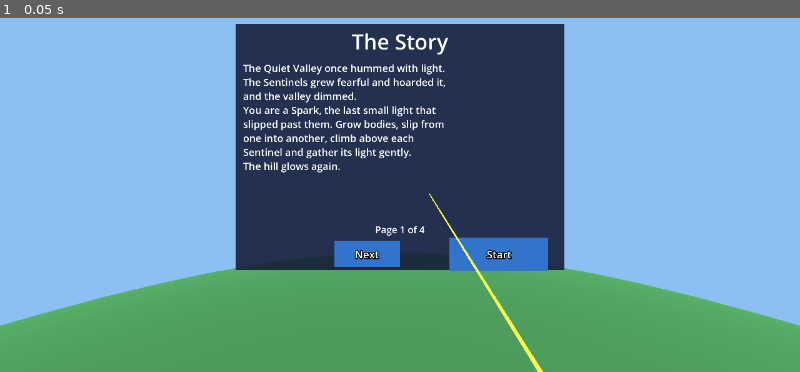
Above: before the commit, frame 1.
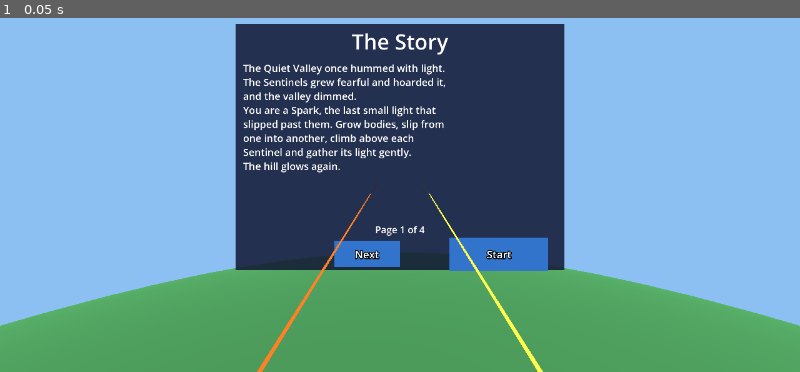
Above: after the commit, the same moment.

Repository: mr-miles/oculus-game
Game: Godot game, scene res://lobby.tscn
Same seed, same stepped clock (60 frames per second), same inputs: the game is played once before the commit and once after it.
Inputs:
- Up to frame 1 (0.05 s): no input

The runs differ from the first frame. In frame 1, 0.2% of the frame differs, in the area x 32-48%, y 46-100%.

Commit message:
Controls: right hand creates and moves, left hand absorbs with its own ray (AC-74)
Co-Authored-By: Claude Sonnet 5.5 <noreply@anthropic.com>

Diff:
--- a/game/scripts/lobby.gd
+++ b/game/scripts/lobby.gd
@@ -5,8 +5,8 @@
 const PAGES := [
 	{"title": "The Story", "body": "The Quiet Valley once hummed with light. The Sentinels grew fearful and hoarded it, an …(209 unchanged characters)…
 	{"title": "The Rules", "body": "You are a Spark with energy.\n\n- A body (synthoid) costs 3 energy, a boulder 2.\n- Ab …(268 unchanged characters)…
-	{"title": "How to Play", "body": "1. Point your right contr …(195 unchanged characters)… e trigger to stack them and climb.\n5. Press B to absorb trees, boulders and bodies for energy.\n6. Climb higher, then press B on each Sentinel to absorb it."},
-	{"title": "Ready?", "body": "Point at Start and pull the trigger.\n\nLeft stick turns you. Left Y pauses. Left X gives a hint."},
+	{"title": "How to Play", "body": "1. Point your right contr …(195 unchanged characters)… e trigger to stack them and climb.\n5. Point your LEFT controller (orange ray) and pull its TRIGGER to absorb trees, boulders and bodies for energy.\n6. Climb higher, then absorb each Sentinel the same way."},
+	{"title": "Ready?", "body": "Point at Start and pull the trigger.\n\nRight hand: make and move. Left hand: absorb. Left stick turns you. Left Y pauses. Left X gives a hint."},
 ]
 const HOW_TO_PAGE := 2
 const PANEL_SIZE := Vector2(2.0, 1.5)
@@ -92,7 +92,6 @@
 	d.add_child(Scenery.mesh_node("Body", body, Color(0.25, 0.25, 0.3), Vector3.ZERO))
 	var spots := {"Trigger": [Vector3(-0.15, -0.12, 0.0), Color(0.9, 0.9, 0.3)],
 			"A": [Vector3(0.0, 0.14, 0.04), Color(0.3, 0.8, 0.4)],
-			"B": [Vector3(0.0, 0.04, 0.04), Color(0.9, 0.5, 0.3)],
 			"Grip": [Vector3(-0.15, -0.02, 0.0), Color(0.6, 0.6, 0.9)]}
 	for k in spots:
 		var s := SphereMesh.new()
@@ -105,7 +104,7 @@
 		l.pixel_size = Menu3D.PIXEL
 		l.no_depth_test = true
 		l.render_priority = 2
-		l.position = spots[k][0] + Vector3(0.14 if k in ["A", "B"] else -0.14, 0, 0.03)
+		l.position = spots[k][0] + Vector3(0.14 if k == "A" else -0.14, 0, 0.03)
 		d.add_child(l)
 	return d
 
--- a/game/scripts/main.gd
+++ b/game/scripts/main.gd
@@ -1,7 +1,7 @@
 extends Node3D
 ## VR view of one level. Right controller points a ray at tiles: trigger =
-## create synthoid, A = move into it, B = absorb. Left stick snap-turns, Y
-## pauses, X shows a hint. All rules live in GameLogic; this node only shows
+## create synthoid, A = move into it. The left controller has its own (orange) ray:
+## left trigger = absorb. Left stick snap-turns, Y pauses, X shows a hint. All rules live in GameLogic; this node only shows
 ## the state and forwards input. Tests drive it with press / aim_at / advance.
 
 const TREE_HEIGHT := 3.0
@@ -37,6 +37,7 @@
 
 var _world: Node3D
 var _cursor: MeshInstance3D
+var _cursor_left: MeshInstance3D  # where the left (absorb) ray lands
 var _fade: MeshInstance3D
 var _ending: Label3D
 var _markers := {}    # Vector2i -> Node3D (trees, synthoids)
@@ -68,6 +69,10 @@
 	_cursor.material_override = Rig.unshaded(Color.WHITE)
 	_cursor.visible = false
 	add_child(_cursor)
+	_cursor_left = Scenery.mesh_node("CursorLeft", _disc(0.5, 0.04), Color.WHITE, Vector3.ZERO)
+	_cursor_left.material_override = Rig.unshaded(Rig.LEFT_RAY_COLOR)
+	_cursor_left.visible = false
+	add_child(_cursor_left)
 	_ghost = Scenery.mesh_node("Ghost", null, Color.WHITE, Vector3.ZERO)
 	add_child(_ghost)
 	load_level(start_level)
@@ -307,8 +312,8 @@
 			if reason == "":
 				_start_move()
 			_finish("move", reason)
-		"by_button":
-			_finish("absorb", _check_tile(logic.absorb))
+		"trigger_left_click":
+			_finish("absorb", _check_tile(logic.absorb, "left"))
 		"ax_left_button":
 			_message = _hint()
 			refresh()
@@ -358,9 +363,9 @@
 	menu.look_at_from_position(at, at + forward, Vector3.UP)  # front (+z) faces the player
 
 
-func _check_tile(action: Callable) -> String:
-	## Run a tile action on the aimed tile; "" on success, else the HUD reason.
-	var t := aimed_tile()
+func _check_tile(action: Callable, hand := "right") -> String:
+	## Run a tile action on the tile aimed by `hand`; "" on success, else the HUD reason.
+	var t := aimed_tile(hand)
 	if not logic.in_bounds(t):
 		return GameLogic.MSG_OFF_GRID
 	return action.call(t)
@@ -385,7 +390,7 @@
 	if logic.watched:
 		return "Hide behind a hill, or absorb the Sentinel."
 	if logic.energy < GameLogic.SYNTHOID_COST:
-		return "Aim at a tree and press B to gain energy."
+		return "Aim your left controller at a tree and pull its trigger to gain energy."
 	return "Make a body on a high tile you can see (trigger), then press A."
 
 
@@ -446,18 +451,18 @@
 
 # --- aiming and drawing -----------------------------------------------------
 
-func aimed_tile() -> Vector2i:
+func aimed_tile(hand := "right") -> Vector2i:
 	if _aim_forced:
 		return _aim_tile
-	return _ray_tile()
-
-
-func _ray_tile() -> Vector2i:
+	return _ray_tile(hand)
+
+
+func _ray_tile(hand := "right") -> Vector2i:
 	## First tile whose ground surface (slopes included) or standing object the
 	## right-hand ray reaches. Objects count as part of their tile, so aiming at
 	## a tree's canopy or a synthoid's head selects that tile.
-	var from := rig.ray_origin()
-	var dir := rig.ray_direction()
+	var from := rig.ray_origin(hand)
+	var dir := rig.ray_direction(hand)
 	var steps := int(RAY_REACH / RAY_STEP)
 	for i in range(1, steps):
 		var p := from + dir * (i * RAY_STEP)
@@ -488,9 +493,17 @@
 		advance(delta)
 	if paused:
 		_cursor.visible = false
+		_cursor_left.visible = false
 		_ghost.visible = false
 		menu.highlight(menu.pick(rig.ray_origin(), rig.ray_direction()))
 		return
+	var lt := aimed_tile("left")
+	_cursor_left.visible = logic.in_bounds(lt)
+	if _cursor_left.visible:
+		_cursor_left.position = logic.top_position(lt) + Vector3(0, 0.05, 0)
+		rig.set_ray_length(maxf(rig.ray_origin("left").distance_to(_cursor_left.position), 0.2), "left")
+	else:
+		rig.set_ray_length(3.0, "left")
 	var t := aimed_tile()
 	if logic.in_bounds(t):
 		_cursor.visible = true
--- a/game/scripts/rig.gd
+++ b/game/scripts/rig.gd
@@ -4,14 +4,15 @@
 ## controllers, a yellow pointer ray on the right hand. Turns controller
 ## signals into three plain signals so scenes never touch XR nodes for input.
 
-signal button(name: String)       ## right-hand button pressed (trigger_click, ax_button, by_button)
-signal left_button(name: String)  ## left-hand button pressed, as by_left_button / ax_left_button
+signal button(name: String)       ## right-hand button pressed (trigger_click, grip_click, ax_button)
+signal left_button(name: String)  ## left-hand button pressed, as trigger_left_click / by_left_button / ax_left_button
 signal snap(direction: int)       ## left stick pushed: +1 right, -1 left
 
 const SNAP_DEGREES := 30.0
 const STICK_ON := 0.7
 const STICK_OFF := 0.3
 const RAY_COLOR := Color(1, 1, 0.3)
+const LEFT_RAY_COLOR := Color(1, 0.5, 0.15)  # the absorb ray (left hand)
 
 var origin: XROrigin3D
 var camera: XRCamera3D
@@ -19,6 +20,7 @@
 var right: XRController3D
 var xr_active := false
 var _ray: MeshInstance3D
+var _left_ray: MeshInstance3D
 var _stick_latched := false
 
 
@@ -34,15 +36,22 @@
 	right.button_pressed.connect(func(n: String) -> void: button.emit(n))
 	left.button_pressed.connect(_on_left_button)
 	left.input_vector2_changed.connect(_on_left_vector)
-	_ray = MeshInstance3D.new()
+	_ray = _make_ray(right, RAY_COLOR)
+	_left_ray = _make_ray(left, LEFT_RAY_COLOR)
+	set_ray_length(3.0)
+	set_ray_length(3.0, "left")
+
+
+func _make_ray(hand: Node3D, colour: Color) -> MeshInstance3D:
+	var ray := MeshInstance3D.new()
 	var cyl := CylinderMesh.new()
 	cyl.top_radius = 0.004
 	cyl.bottom_radius = 0.004
 	cyl.height = 1.0
-	_ray.mesh = cyl
-	_ray.material_override = unshaded(RAY_COLOR)
-	right.add_child(_ray)
-	set_ray_length(3.0)
+	ray.mesh = cyl
+	ray.material_override = unshaded(colour)
+	hand.add_child(ray)
+	return ray
 
 
 func _ready() -> void:
@@ -55,6 +64,7 @@
 		# Flat fallback (tests, desktop): a fixed standing eye height.
 		camera.position = Vector3(0, GameLogic.EYE, 0)
 		right.position = Vector3(0.25, GameLogic.EYE - 0.4, -0.3)
+		left.position = Vector3(-0.25, GameLogic.EYE - 0.4, -0.3)
 		camera.make_current()
 
 
@@ -75,18 +85,19 @@
 	return c
 
 
-func ray_origin() -> Vector3:
-	return right.global_position
+func ray_origin(hand := "right") -> Vector3:
+	return (left if hand == "left" else right).global_position
 
 
-func ray_direction() -> Vector3:
-	return -right.global_transform.basis.z
+func ray_direction(hand := "right") -> Vector3:
+	return -(left if hand == "left" else right).global_transform.basis.z
 
 
-func set_ray_length(metres: float) -> void:
-	(_ray.mesh as CylinderMesh).height = metres
-	_ray.position = Vector3(0, 0, -metres / 2.0)
-	_ray.rotation_degrees = Vector3(90, 0, 0)
+func set_ray_length(metres: float, hand := "right") -> void:
+	var ray := _left_ray if hand == "left" else _ray
+	(ray.mesh as CylinderMesh).height = metres
+	ray.position = Vector3(0, 0, -metres / 2.0)
+	ray.rotation_degrees = Vector3(90, 0, 0)
 
 
 func place_at(pos: Vector3) -> void:
@@ -112,7 +123,8 @@
 
 
 func _on_left_button(n: String) -> void:
-	left_button.emit(n.replace("_button", "_left_button"))
+	# The left trigger absorbs: it arrives as "trigger_left_click" so it cannot be mistaken for the right one.
+	left_button.emit(n.replace("_button", "_left_button").replace("trigger_click", "trigger_left_click"))
 
 
 func _on_left_vector(n: String, v: Vector2) -> void:
--- a/game/tests/test_ac_24_lobby_text.gd
+++ b/game/tests/test_ac_24_lobby_text.gd
@@ -16,7 +16,7 @@
 			steps += 1
 	check("ac_24 six numbered steps", steps == 6)
 	var low := page.text.to_lower()
-	check("ac_24 steps name trigger, grip, A and B", low.contains("trigger") and low.contains("grip") and low.contains("press a") and low.contains("press b"))
+	check("ac_24 steps name trigger, grip, A and the left trigger", low.contains("trigger") and low.contains("grip") and low.contains("press a") and low.contains("left controller"))
 	check("ac_24 steps mention boulder and Sentinel", low.contains("boulder") and low.contains("sentinel"))
 	check("ac_24 controller diagram on this page", (l.find_child("ControllerDiagram", true, false) as Node3D).visible)
 	l.back()
--- a/game/tests/test_ac_29_hud_energy.gd
+++ b/game/tests/test_ac_29_hud_energy.gd
@@ -12,6 +12,6 @@
 	g.aim_at(t)
 	g.press("trigger_click")
 	check("ac_29 drops by 3 after create", _shown(g) == g.logic.energy and g.logic.energy == 7)
-	g.press("by_button")
+	g.press("trigger_left_click")
 	check("ac_29 rises by 3 after absorbing the body", _shown(g) == g.logic.energy and g.logic.energy == 10)
 	finish()
--- a/game/tests/test_ac_36_feedback.gd
+++ b/game/tests/test_ac_36_feedback.gd
@@ -14,14 +14,14 @@
 	g.aim_at(free_visible_tile(g))
 	g.press("ax_button")
 	check("ac_36 failed move explains", _msg(g) != "")
-	g.press("by_button")
+	g.press("trigger_left_click")
 	check("ac_36 failed absorb explains", _msg(g) != "")
 	check("ac_36 three failure sounds", g.sfx.counts.get("fail", 0) == 3)
 	var t := free_visible_tile(g)
 	g.aim_at(t)
 	g.press("trigger_click")
 	check("ac_36 create plays its sound", g.sfx.counts.get("create", 0) == 1 and _msg(g) == "")
-	g.press("by_button")
+	g.press("trigger_left_click")
 	check("ac_36 absorb plays its sound", g.sfx.counts.get("absorb", 0) == 1)
 	g.press("trigger_click")
 	g.press("ax_button")
--- a/game/tests/test_ac_65_aim_slope.gd
+++ b/game/tests/test_ac_65_aim_slope.gd
@@ -16,7 +16,7 @@
 	var energy: int = g.logic.energy
 	var trees: int = g.logic.trees.size()
 	var tile: Vector2i = g.logic.player_tile
-	for button in ["trigger_click", "ax_button", "by_button"]:
+	for button in ["trigger_click", "ax_button", "trigger_left_click"]:
 		(g.find_child("HudMessage", true, false) as Label3D).text = ""
 		g.press(button)
 		check("ac_65 %s says Needs flat ground" % button, (g.find_child("HudMessage", true, false) as Label3D).text.contains("Needs flat ground"))
--- /dev/null
+++ b/game/tests/test_ac_74_controls_split.gd
@@ -0,0 +1,41 @@
+extends ViewTest
+## AC-74: the right hand creates and moves, the left hand absorbs with its own ray.
+
+func _init() -> void:
+	var g := await new_game()
+	var logic: GameLogic = g.logic
+	var tree := Vector2i(-1, -1)
+	for t in logic.trees:
+		if logic.can_see(t):
+			tree = t
+			break
+	check("ac_74 the start view shows a tree", tree.x >= 0)
+	var tile := find_tile(g, func(t: Vector2i) -> bool:
+		return logic.is_flat(t) and logic.can_see(t) and not logic.occupied(t) and t != logic.player_tile)
+	check("ac_74 the left controller has its own ray", g.rig.get("_left_ray") != null)
+	# Right B does nothing any more.
+	g.aim_at(tree)
+	var energy: int = logic.energy
+	g.press("by_button")
+	check("ac_74 right B no longer absorbs", logic.trees.has(tree) and logic.energy == energy)
+	# The right trigger creates, never absorbs.
+	g.press("trigger_click")
+	check("ac_74 right trigger does not absorb", logic.trees.has(tree))
+	# The left trigger absorbs the tile the LEFT ray aims at, whatever the right ray does.
+	g._aim_forced = false
+	var c: Vector3 = logic.top_position(tree)
+	var from := c + Vector3(0.1, 6.0, 0.1)
+	var dir := (c - from).normalized()
+	g.rig.left.global_transform = Transform3D(Basis.looking_at(dir, Vector3.UP), from)
+	var away: Vector3 = logic.top_position(tile)
+	var from_r := away + Vector3(0.1, 6.0, 0.1)
+	g.rig.right.global_transform = Transform3D(Basis.looking_at((away - from_r).normalized(), Vector3.UP), from_r)
+	check("ac_74 left ray aims at the tree", g.aimed_tile("left") == tree)
+	check("ac_74 right ray aims elsewhere", g.aimed_tile("right") == tile)
+	var before: int = logic.energy
+	g.press("trigger_left_click")
+	check("ac_74 left trigger absorbed the tree the left ray aims at", not logic.trees.has(tree) and logic.energy == before + GameLogic.TREE_ENERGY)
+	var left_ray: Node3D = g.rig.left.get_child(g.rig.left.get_child_count() - 1)
+	check("ac_74 the left ray is a child of the left controller", left_ray is MeshInstance3D)
+	# The right trigger made a synthoid on the right ray's tile earlier or not; just check no absorb of it.
+	finish()
--- a/game/tests/view_test.gd
+++ b/game/tests/view_test.gd
@@ -69,7 +69,7 @@
 	var t: Vector2i = g.logic.sentinels[0].tile
 	stand_next_to(g, t)
 	g.aim_at(t)
-	g.press("by_button")
+	g.press("trigger_left_click")
 
 
 func tree_bounds(tree: Node3D) -> AABB:
@@ -87,6 +87,7 @@
 	var dir := (toward - from).normalized()
 	var up := Vector3.UP if absf(dir.y) < 0.99 else Vector3.RIGHT
 	g.rig.right.global_transform = Transform3D(Basis.looking_at(dir, up), from)
+	g.rig.left.global_transform = g.rig.right.global_transform
 	return g.aimed_tile()
 
 
Not shown, added: game/tests/test_ac_74_controls_split.gd.uid
Not shown, changed: README.md
Not shown, changed: docs/SPEC.md
